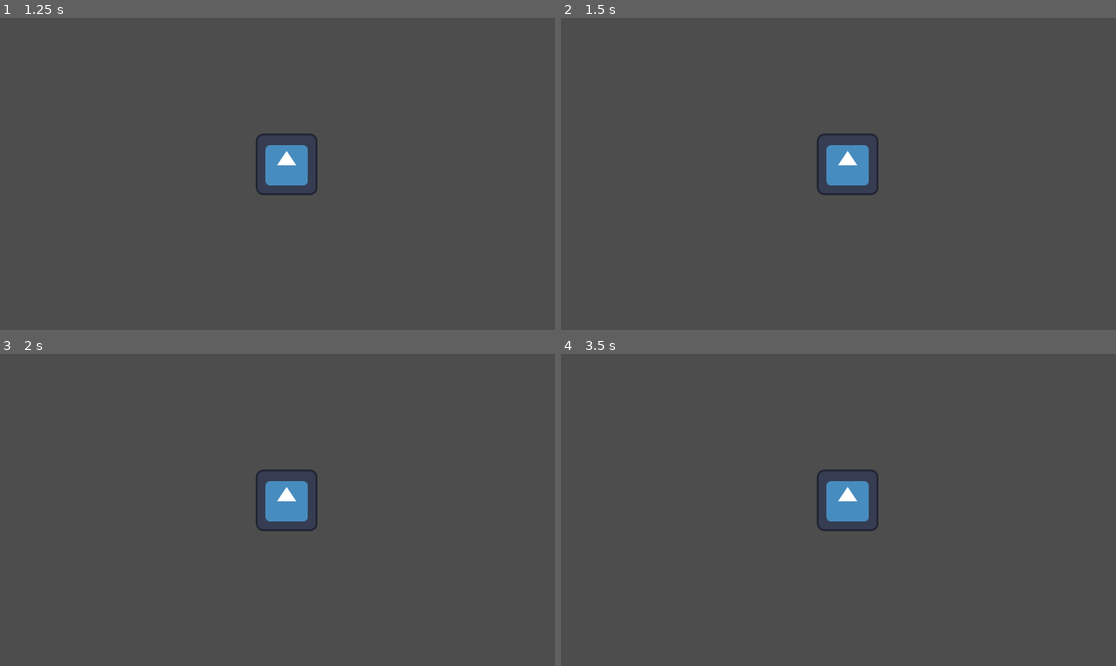
Above: before the commit, frames 1-4 (two rows, left to right).
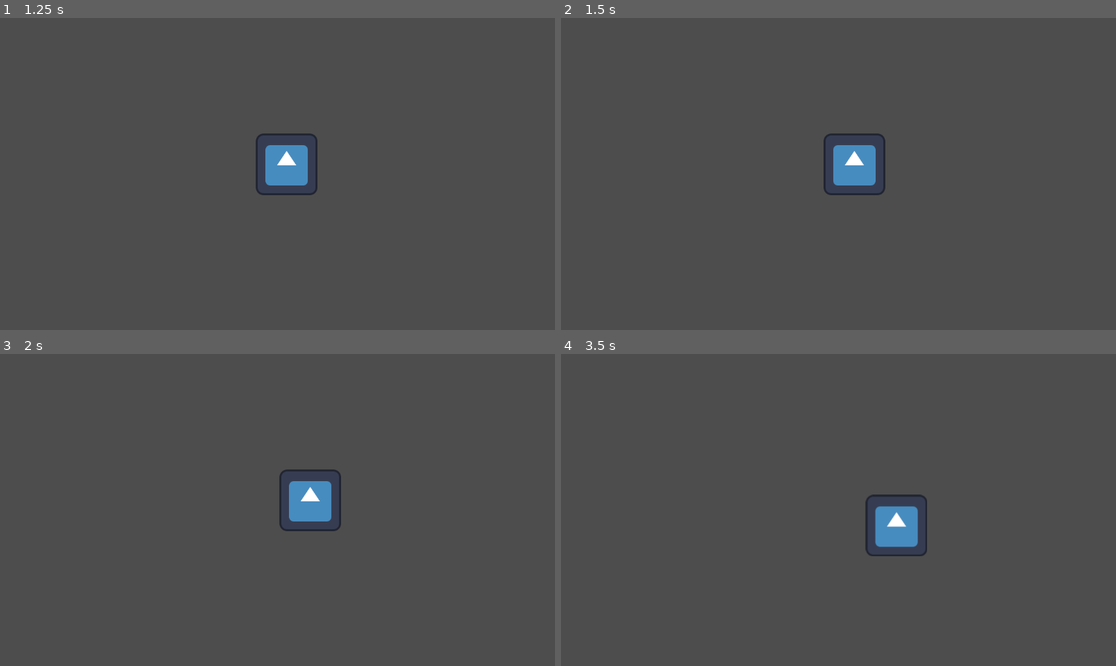
Above: after the commit, the same moments.

Repository: RiadMefti/hackaton-game
Game: Godot game, scene res://GameMenu/menu.tscn
Two runs of this game, one before a commit and one after it. Both use one fixed random seed, a clock stepped at 60 frames per second and the inputs below. The engine's default icon, where the game draws it, is replaced by a stand-in: a white triangle on a blue panel in a dark square.
Inputs:
- Up to frame 1 (1.25 s): click "Play" at 0.5 s
- Up to frame 2 (1.5 s): tap Enter at 1.25 s; hold D (move_right) from 1.28 s (still down)
- Up to frame 3 (2 s): keep holding D (move_right)
- Up to frame 4 (3.5 s): release D (move_right) at 2.03 s; hold S (move_down) 2.03-2.78 s; hold D (move_right) from 2.78 s (still down)

Frame 1 is identical in both runs. In frame 2, 0.7% of the frame differs, in the area x 46-59%, y 36-57%; in frame 3, 1.5%; in frame 4, 2.5%, in the area x 46-66%, y 36-65%.

Commit message:
player WASD movement

Diff:
--- /dev/null
+++ b/GameMenu/movement.gd
@@ -0,0 +1,13 @@
+extends CharacterBody2D
+
+@export var speed: int = 70
+
+var currentHealth: int = 3
+
+func handleInput():
+	var moveDirection = Input.get_vector("move_left", "move_right", "move_up", "move_down")
+	velocity = moveDirection*speed
+
+func _physics_process(delta):
+	handleInput()
+	move_and_slide()
--- a/GameMenu/node_2d.tscn
+++ b/GameMenu/node_2d.tscn
@@ -1,9 +1,13 @@
-[gd_scene load_steps=2 format=3 uid="uid://b4dd2bgopxk31"]
+[gd_scene load_steps=3 format=3 uid="uid://b4dd2bgopxk31"]
 
 [ext_resource type="Texture2D" uid="uid://d1p2yyr4o0r1s" path="res://icon.svg" id="1_7o6m4"]
+[ext_resource type="Script" path="res://GameMenu/movement.gd" id="1_elgy2"]
 
 [node name="Game" type="Node2D"]
 
-[node name="Sprite2D" type="Sprite2D" parent="."]
+[node name="Player" type="CharacterBody2D" parent="."]
+script = ExtResource("1_elgy2")
+
+[node name="Sprite2D" type="Sprite2D" parent="Player"]
 position = Vector2(595, 304)
 texture = ExtResource("1_7o6m4")
